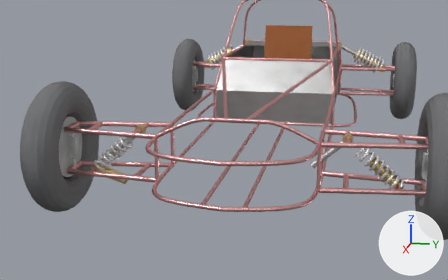
What one commit did to the Blender file Assets/Resources/Models/dunebuggy3.0.blend.
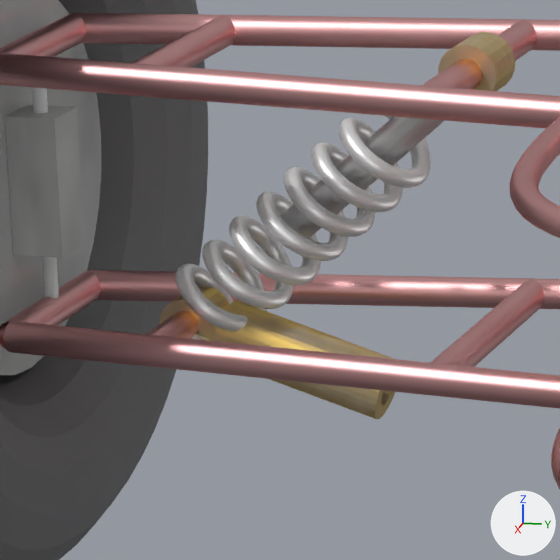
There are two pictures of each version: one from a 50 mm camera at (18.82, 2.06, 4.72) aimed at (6.21, -0.46, 1.57), one close up on the part from 15% to 34% of the width and 43% to 74% of the height. Arrows for +X, +Y and +Z are at lower right; the lights stay in place.

In view in the first close-up: 'BezierCurve.001', 'Car_Body', 'Front_Spring_Bottom', 'Front_Spring_Top', 'Front_Stearing', 'Front_Susp_Frame_Bottom', 'Front_Susp_Frame_Top', 'Front_wheel'.
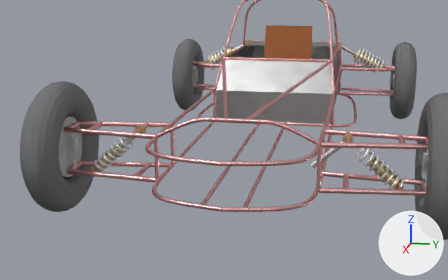
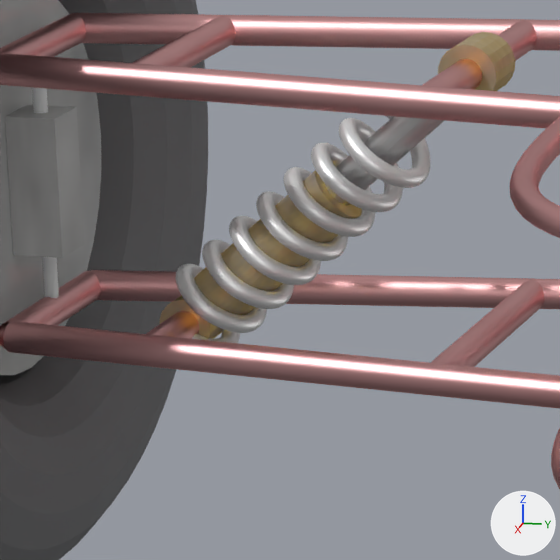
ob_front_spring_bottom_empty is not drawn itself; it is the parent of ob_front_spring_bottom.

What differs and where, as boxes (x1, y1, x2, y2) in the close-ups (560 x 560 px):
'Front_Spring_Bottom', turned: before (159, 287, 395, 419); after (160, 170, 362, 339)

The edits, one by one:
Object 'Front_Spring_bottom_Empty' (ob_front_spring_bottom_empty) turns from (-17, 0, 0) to (42, 0, 0) degrees about x, y and z.
